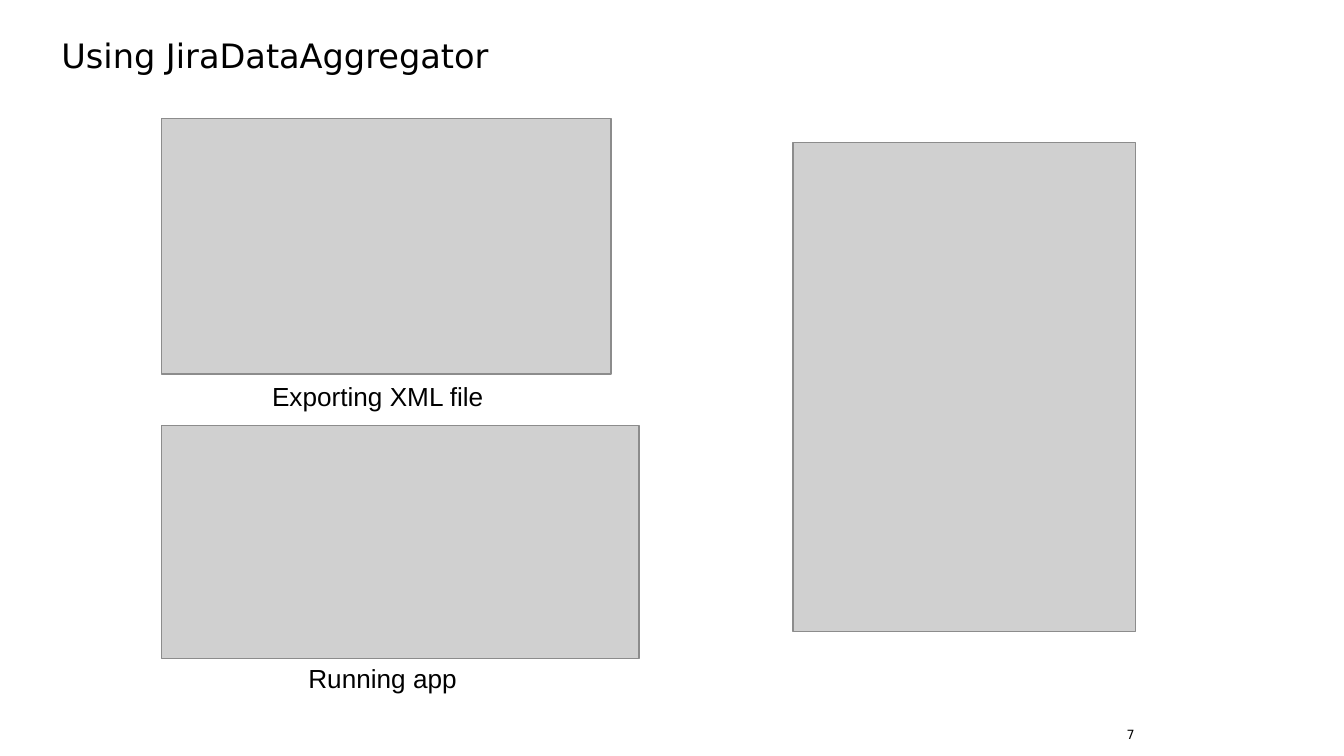
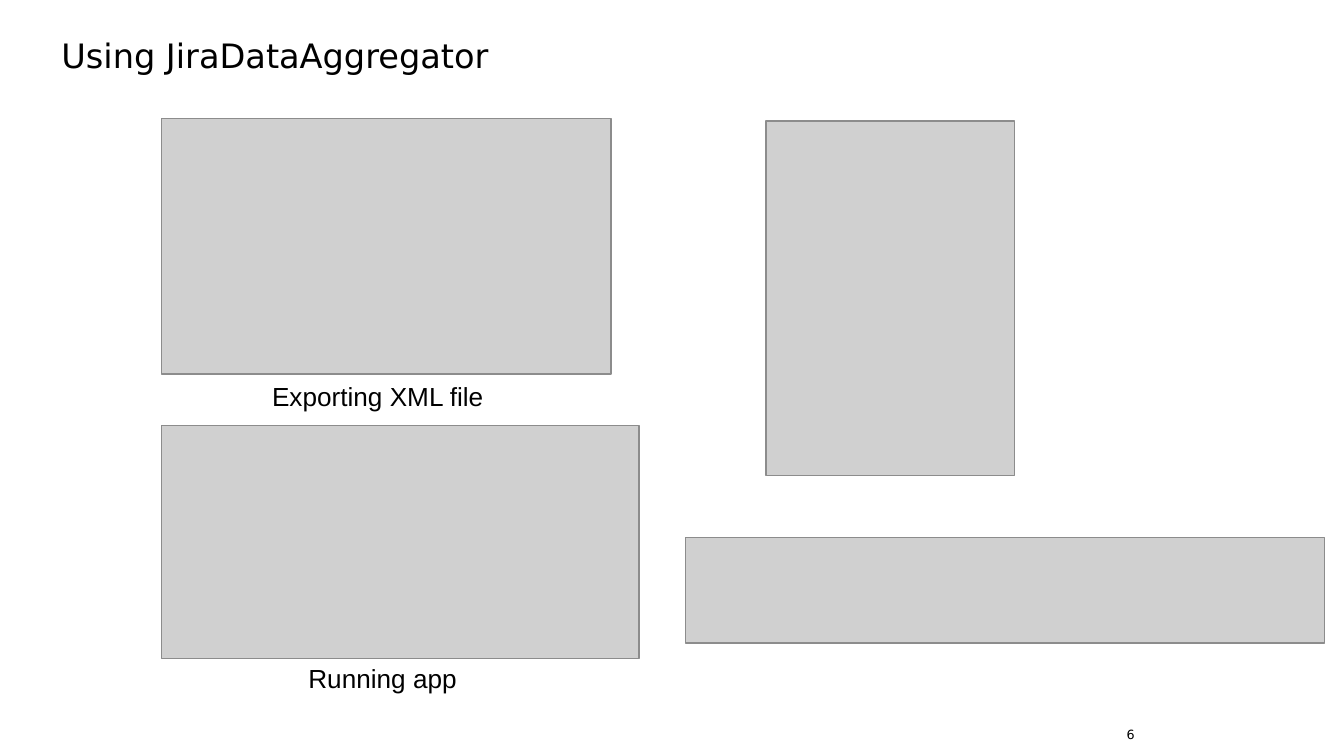
Before and after one commit to AntonBakaev/JiraDataAggregator, a slide deck: slide 6 of jira-data-aggregator-presentation.odp (slide 7 before the commit). Drawn at 1344x756 pixels with LibreOffice and Linux fonts; fonts in the diff are those of the drawing; grey boxes stand for pictures; background and template pictures are left out. Boxes give left, top, right and bottom in pixels: in the first picture for what was removed or moved away, otherwise in the second. Text is boxed around its words. In the diff, an @@ line names an element or a change of style, - is before the commit and + after.

```diff
--- a/jira-data-aggregator-presentation.odp
+++ b/jira-data-aggregator-presentation.odp
@@ picture: place and size @@
-picture at (793, 142, 1136, 632)
+picture at (766, 121, 1015, 476)
@@ picture added at (685, 538, 1324, 644) @@
@@ page number at (1127, 729, 1135, 739): text changed @@
-7
+6
```
Also in this commit, not shown: 2 other slides changed.
